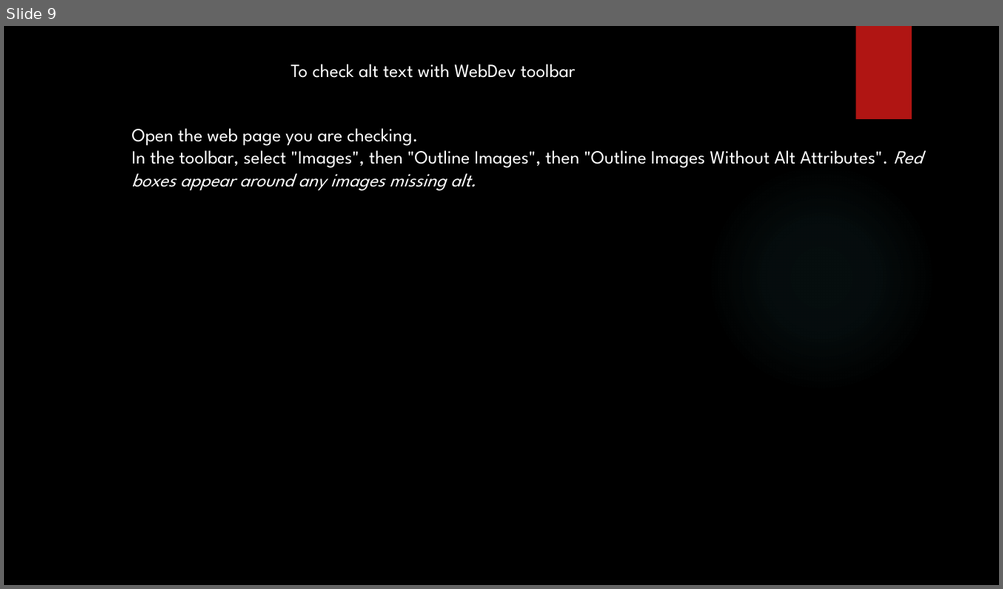
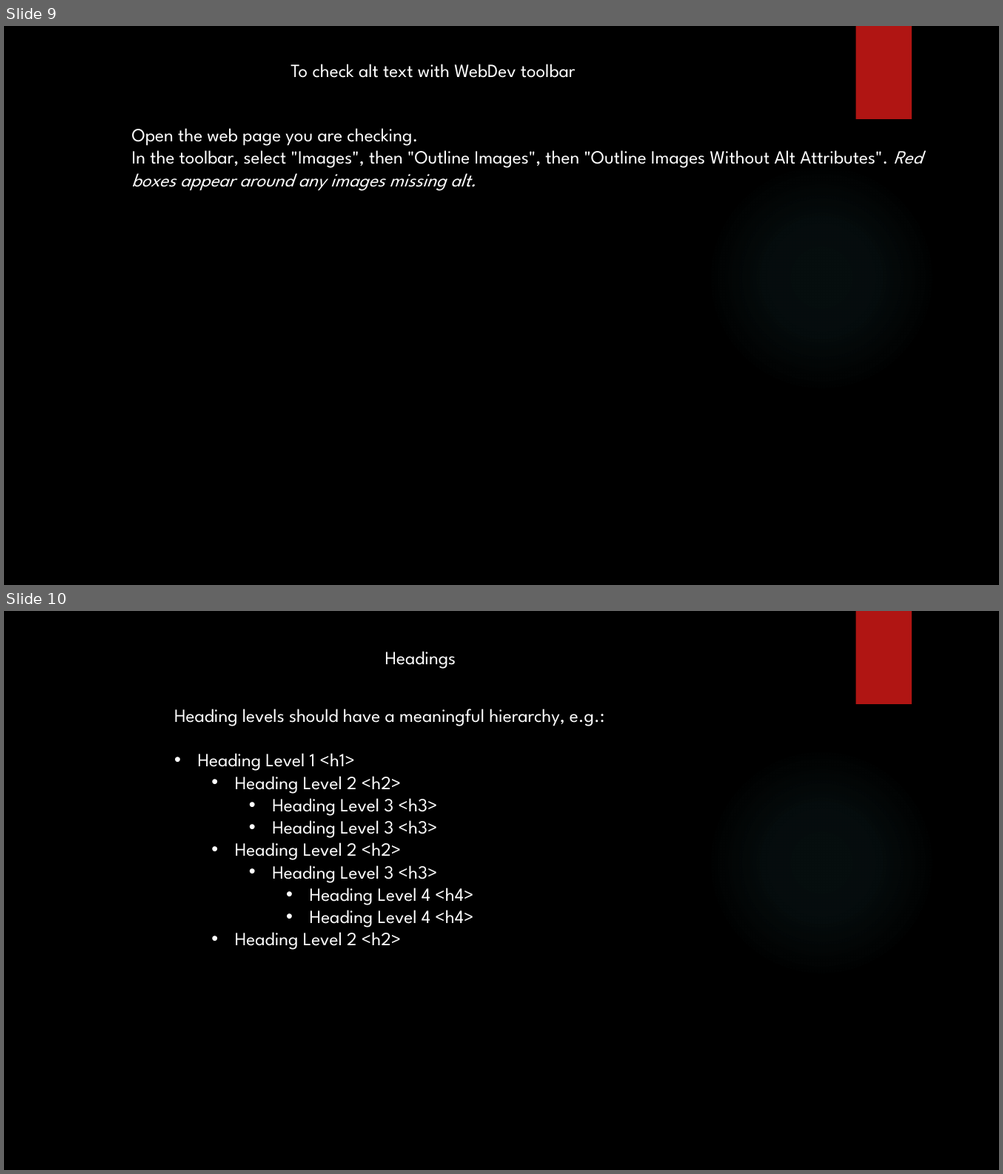
Before and after one commit to yogeshwar1996/HTML5CSS, a slide deck: Fundamentals of HTML and CSS.pptx. Shown one above the other, each under a label of ours: slide 9 before the commit, slides 9 and 10 after it. The pictures are 1003x589 and 1003x1174 pixels, drawn with LibreOffice and Linux fonts; fonts in the diff are those of the drawing; background and template pictures are left out. Boxes give left, top, right and bottom in pixels: in the first picture for what was removed or moved away, otherwise in the second. Text is boxed around its words. In the diff, an @@ line names an element or a change of style, - is before the commit and + after.

```diff
--- a/Fundamentals of HTML and CSS.pptx
+++ b/Fundamentals of HTML and CSS.pptx
@@ slide 10 added at [4, 611, 999, 1170], background picture (left out); not listed: 2 template elements that a slide beside it also shows @@
@@ text added at [385, 651, 456, 669], 18 pt, text #FFFFFF @@
+Headings
@@ text added at [174, 709, 605, 950], 18 pt, text #FFFFFF @@
+Heading levels should have a meaningful hierarchy, e.g.:
+• Heading Level 1 <h1>
+  • Heading Level 2 <h2>
+    • Heading Level 3 <h3>
+    • Heading Level 3 <h3>
+  • Heading Level 2 <h2>
+    • Heading Level 3 <h3>
+      • Heading Level 4 <h4>
+      • Heading Level 4 <h4>
+  • Heading Level 2 <h2>
```
Also in this commit, not shown: 4 other slides added, 5 slides removed.
